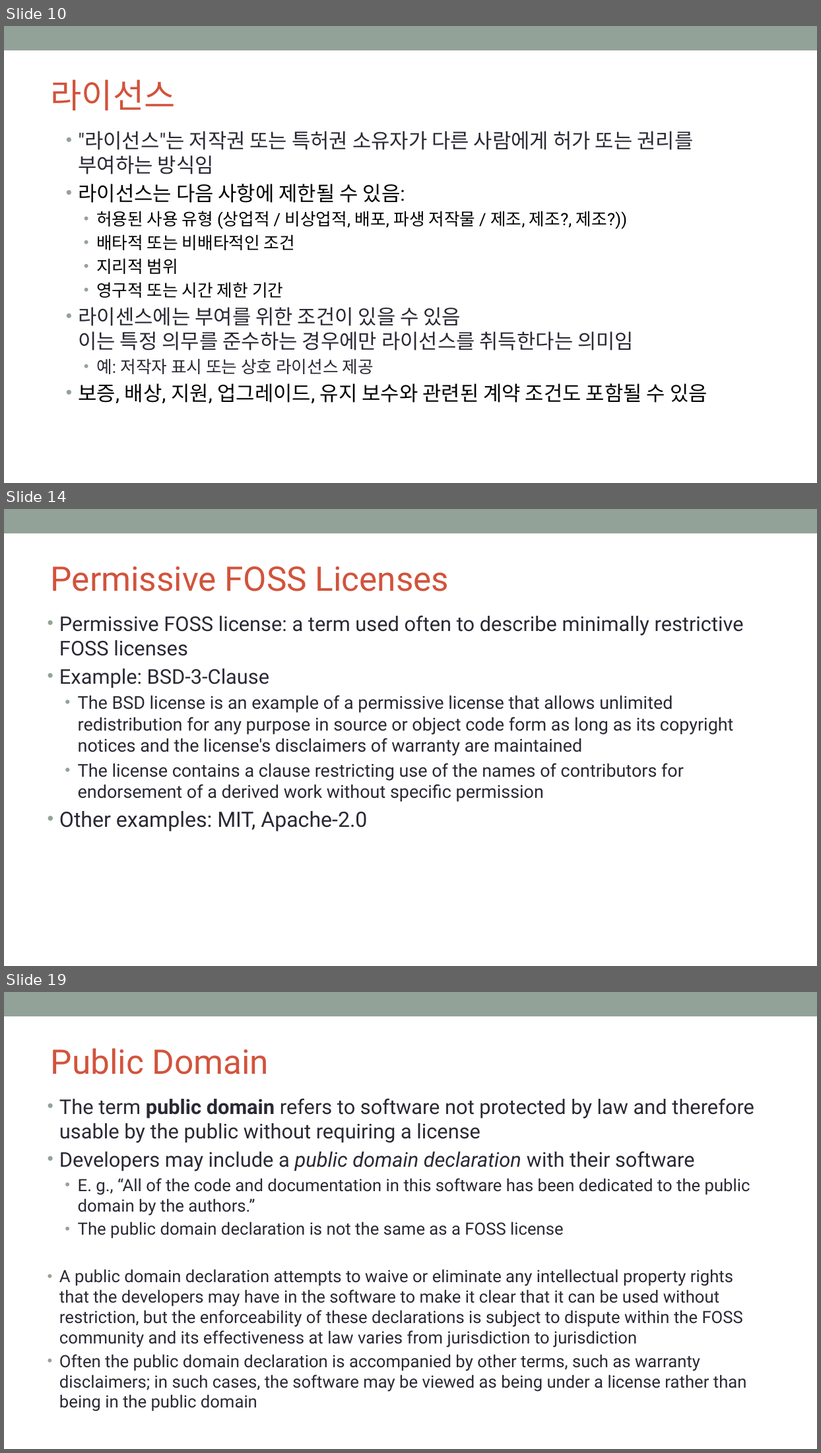
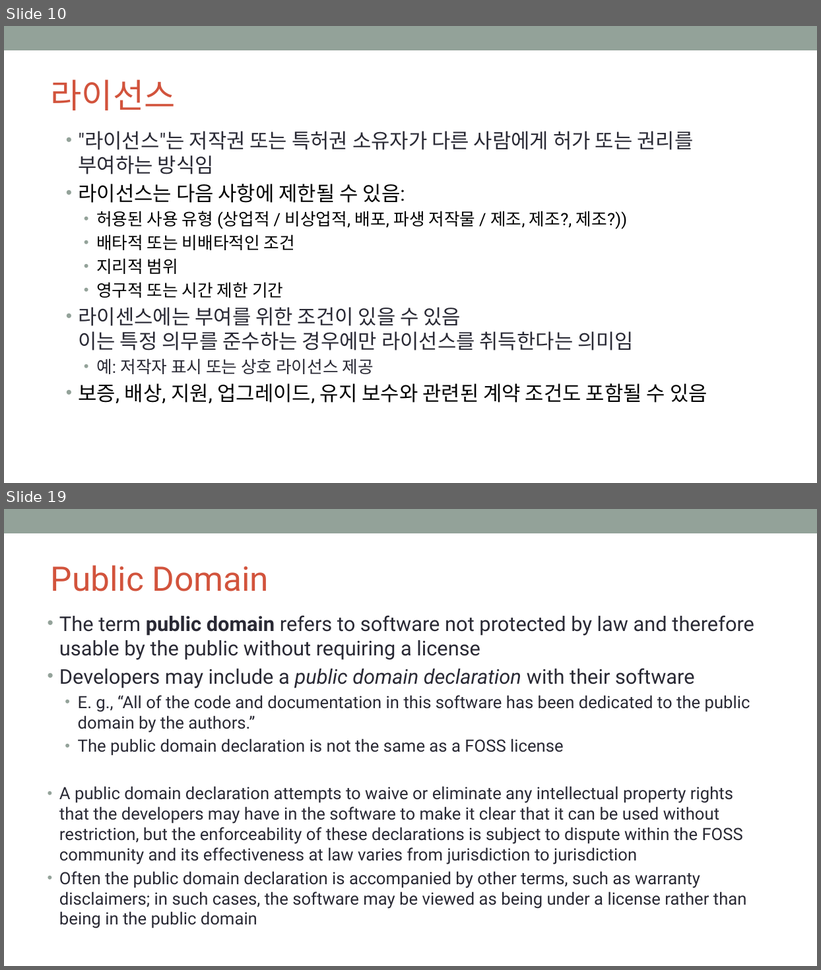
Before and after one commit to OpenChain-KWG/Curriculum-Translation-KR, a slide deck: target/slides/openchain-curriculum-for-1-1.pptx. Shown one above the other, each under a label of ours: slides 10, 14 and 19 before the commit, slides 10 and 19 after it; the slides between them are not shown. The pictures are 821x1453 and 821x970 pixels, drawn with LibreOffice and Linux fonts; fonts in the diff are those of the drawing; background and template pictures are left out. Boxes give left, top, right and bottom in pixels: in the first picture for what was removed or moved away, otherwise in the second. Text is boxed around its words. In the diff, an @@ line names an element or a change of style, - is before the commit and + after.

```diff
--- a/target/slides/openchain-curriculum-for-1-1.pptx
+++ b/target/slides/openchain-curriculum-for-1-1.pptx
@@ slide 14 removed at (4,509,817,966), background #FFFFFF; not listed: 1 template element that a slide beside it also shows @@
@@ title removed at (51,566,450,591) @@
-Permissive FOSS Licenses
@@ text removed at (59,615,744,832) @@
-• Permissive FOSS license: a term used often to describe minimally restrictive FOSS licenses
-• Example: BSD-3-Clause
-  • The BSD license is an example of a permissive license that allows unlimited redistribution for any purpose in source or object code form as long as its copyright notices and the license's disclaimers of warranty are maintained
-  • The license contains a clause restricting use of the names of contributors for endorsement of a derived work without specific permission
-• Other examples: MIT, Apache-2.0
```
Also in this commit, not shown: 10 slides changed, 5 slides added, 4 other slides removed, 8 other files.
